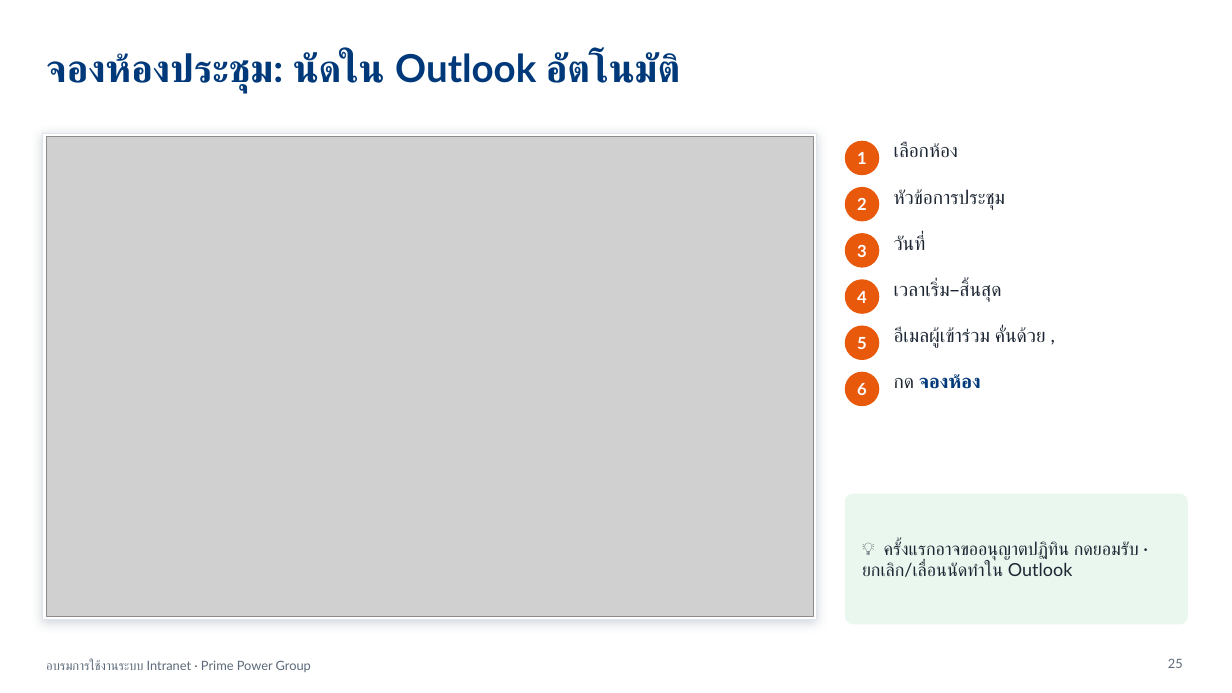
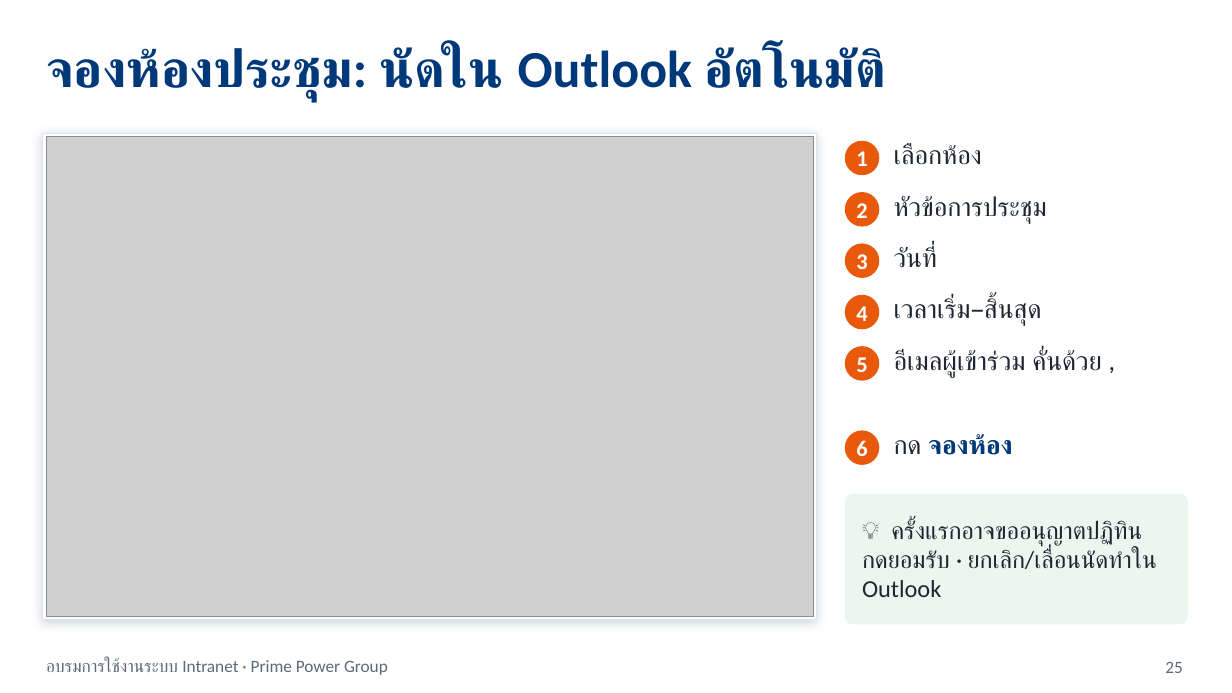
Before and after one commit to PPG2014/prime-power-intranet, a slide deck: slide 25 of manual/Intranet-Training-v1.0.pptx. Drawn at 1232x693 pixels with LibreOffice and Linux fonts; fonts in the diff are those of the drawing; grey boxes stand for pictures; background and template pictures are left out. Boxes give left, top, right and bottom in pixels: in the first picture for what was removed or moved away, otherwise in the second. Text is boxed around its words. In the diff, an @@ line names an element or a change of style, - is before the commit and + after.

```diff
--- a/manual/Intranet-Training-v1.0.pptx
+++ b/manual/Intranet-Training-v1.0.pptx
@@ title "จองห้องประชุม: นัดใน Outlook อัตโนมัติ" at [46, 47, 884, 101]: size 30 to 40.5 pt, font Lato to Calibri @@
@@ ellipse: place and size @@
-ellipse at [846, 188, 879, 221]
+ellipse at [846, 193, 879, 226]
@@ text "3": place and size @@
-text "3" at [857, 245, 867, 257]
+text "3" at [856, 254, 867, 269]
@@ ellipse: place and size @@
-ellipse at [846, 234, 879, 267]
+ellipse at [846, 244, 879, 277]
@@ text "วันที่": place and size @@
-text "วันที่" at [894, 235, 925, 250]
+text "วันที่" at [894, 247, 937, 267]
@@ text "4": place and size @@
-text "4" at [857, 291, 867, 303]
+text "4" at [856, 306, 867, 321]
@@ ellipse: place and size @@
-ellipse at [846, 280, 879, 313]
+ellipse at [846, 296, 879, 329]
@@ text "เวลาเริ่ม–สิ้นสุด": place and size @@
-text "เวลาเริ่ม–สิ้นสุด" at [894, 281, 1001, 302]
+text "เวลาเริ่ม–สิ้นสุด" at [894, 298, 1042, 326]
@@ text "5": place and size @@
-text "5" at [857, 337, 867, 349]
+text "5" at [856, 357, 867, 372]
@@ ellipse: place and size @@
-ellipse at [846, 326, 879, 360]
+ellipse at [846, 347, 879, 380]
@@ text "อีเมลผู้เข้าร่วม คั่นด้วย ,": place and size @@
-text "อีเมลผู้เข้าร่วม คั่นด้วย ," at [894, 327, 1046, 348]
+text "อีเมลผู้เข้าร่วม คั่นด้วย ," at [894, 350, 1102, 378]
@@ size 13 to 17.5 pt, font Lato to Calibri in 6 elements at [856, 151, 867, 166], [856, 203, 867, 218], [856, 254, 867, 269], [856, 306, 867, 321], [856, 357, 867, 372], [856, 440, 867, 456] @@
@@ text "6": place and size @@
-text "6" at [857, 383, 867, 395]
+text "6" at [856, 440, 867, 456]
@@ ellipse: place and size @@
-ellipse at [846, 372, 879, 406]
+ellipse at [846, 432, 879, 465]
@@ size 15 to 20.5 pt, font Lato to Calibri in 6 elements at [894, 144, 982, 165], [894, 196, 1047, 224], [894, 247, 937, 267], [894, 298, 1042, 326], [894, 350, 1102, 378], [894, 434, 1013, 455] @@
@@ text "กด จองห้อง": place and size @@
-text "กด จองห้อง" at [894, 374, 981, 389]
+text "กด จองห้อง" at [894, 434, 1013, 455]
@@ text "💡 ครั้งแรกอาจขออนุญาตปฏิทิน กดยอมรับ · ยกเลิก/เลื่อนนัดทำใน ..." at [862, 520, 1156, 597]: size 14 to 19 pt, font Lato to Calibri @@
@@ text "อบรมการใช้งานระบบ Intranet · Prime Power ..." at [46, 659, 388, 675]: size 10 to 13.5 pt, font Lato to Calibri @@
@@ page number at [1165, 662, 1182, 673]: size 10 to 13.5 pt, font Lato to Calibri @@
```
Also in this commit, not shown: 34 other slides changed.
